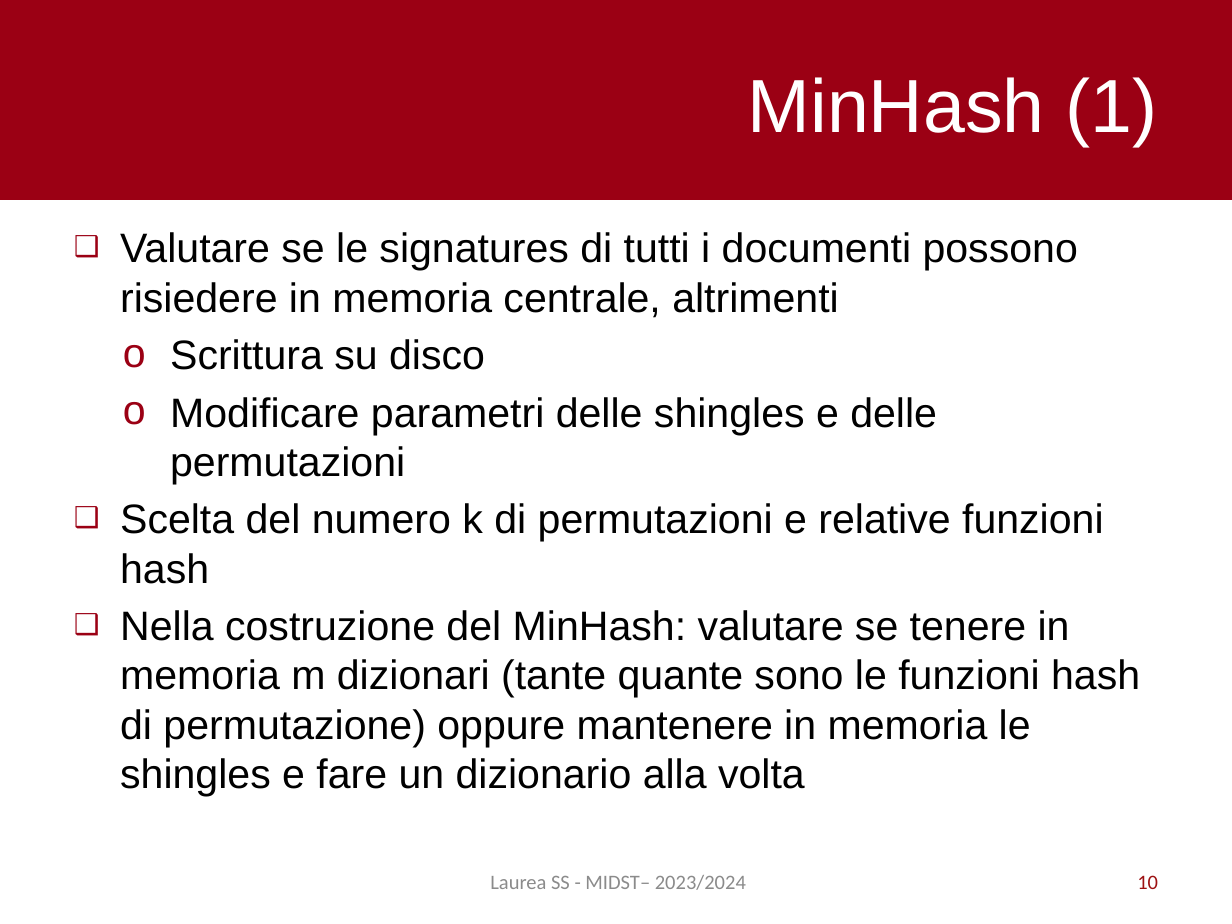
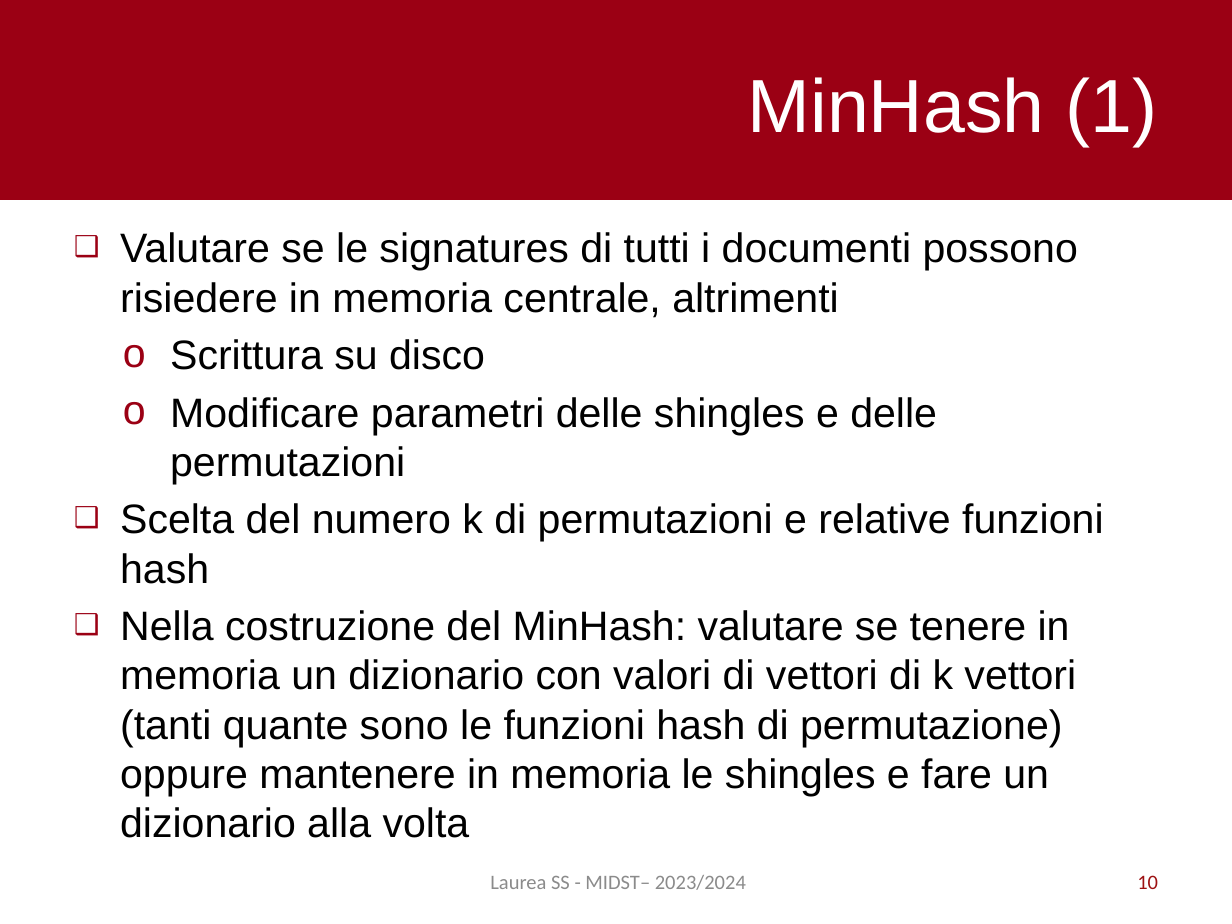
Before and after one commit to pietro-stangherlin/near_duplicate_doc_lsh, a slide deck: slide 10 of slides/ita/slides_ita.pptx. Drawn at 1232x924 pixels with LibreOffice and Linux fonts; fonts in the diff are those of the drawing. Boxes give left, top, right and bottom in pixels: in the first picture for what was removed or moved away, otherwise in the second. Text is boxed around its words. In the diff, an @@ line names an element or a change of style, - is before the commit and + after.

Commit message:
In functions, in the shingling functions removed the option to not hash the just created shingles due to resource optimization for large inputs; slides updated about signatures creation

```diff
--- a/slides/ita/slides_ita.pptx
+++ b/slides/ita/slides_ita.pptx
@@ text at [120, 610, 1076, 838]: text changed @@
-❑ Nella costruzione del MinHash: valutare se tenere in memoria m dizionari (tante quante sono le funzioni hash di permutazione) oppure mantenere in memoria le shingles e fare un dizionario alla volta
+❑ Nella costruzione del MinHash: valutare se tenere in memoria un dizionario con valori di vettori di k vettori (tanti quante sono le funzioni hash di permutazione) oppure mantenere in memoria le shingles e fare un dizionario alla volta
```
Also in this commit, not shown: 3 other files.
